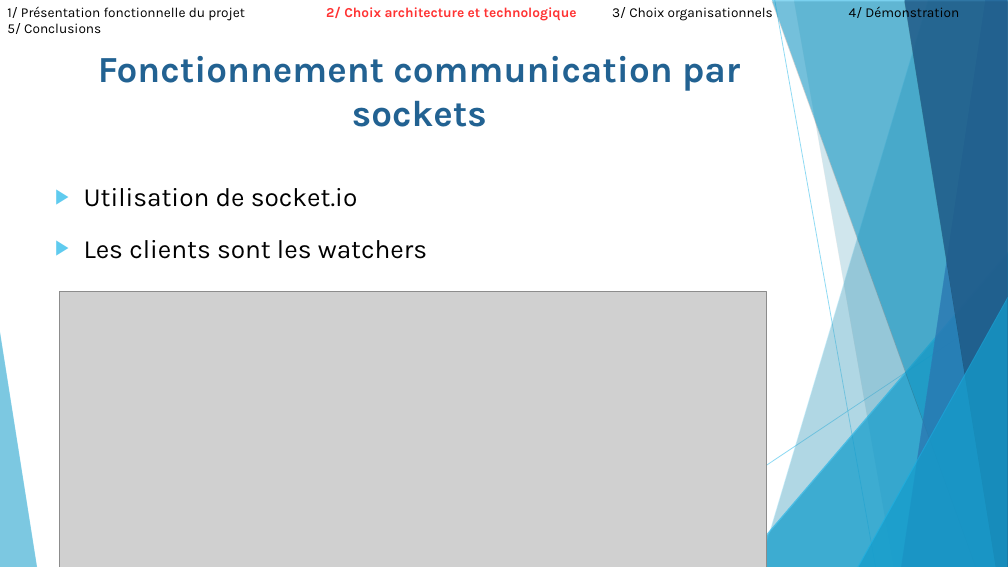
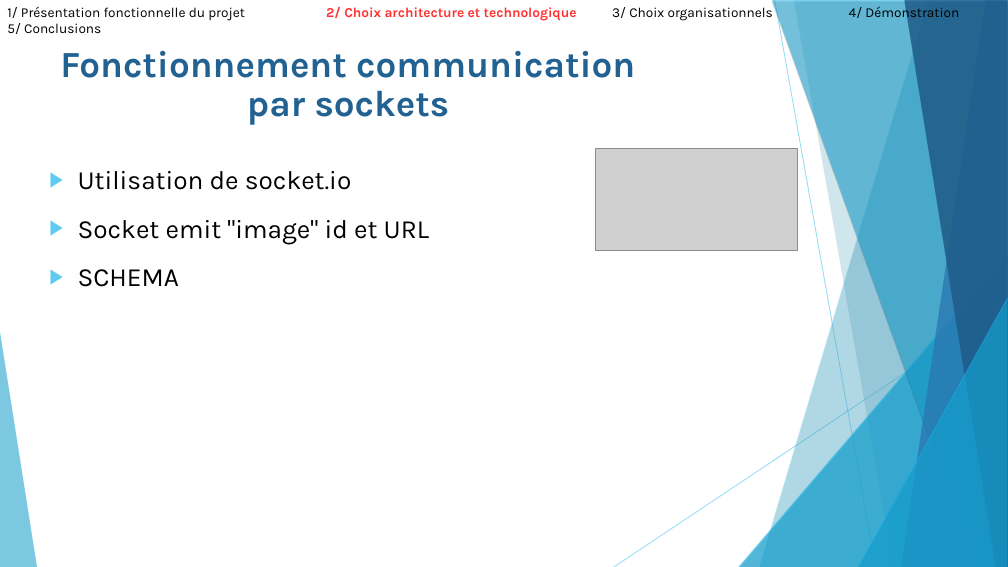
Before and after one commit to ComeBurguburu/AmbianceShowRoom, a slide deck: slide 13 of docs/Presentation orale.odp. Drawn at 1008x567 pixels with LibreOffice and Linux fonts; fonts in the diff are those of the drawing; grey boxes stand for pictures. Boxes give left, top, right and bottom in pixels: in the first picture for what was removed or moved away, otherwise in the second. Text is boxed around its words. In the diff, an @@ line names an element or a change of style, - is before the commit and + after.

```diff
--- a/docs/Presentation orale.odp
+++ b/docs/Presentation orale.odp
@@ text at (x1=60, y1=51, x2=635, y2=190): line spacing 1 to 0.9; line spacing 1.3 to 1.2 @@
@@ picture resized from (x1=60, y1=292, x2=766, y2=567) to (x1=595, y1=149, x2=798, y2=250) @@
@@ text at (x1=78, y1=220, x2=429, y2=287): text changed @@
-▶ Les clients sont les watchers
+▶ Socket emit "image" id et URL
+▶ SCHEMA
```
Also in this commit, not shown: 9 other slides changed, 2 slides added, 11 other files.
